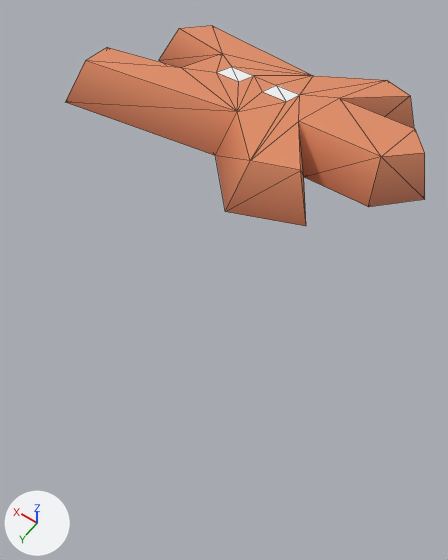
The glTF model assets/headwear/ginger-bread.glb, before and after one commit.
One viewpoint serves both versions: a camera (50 mm lens) standing at (-0.801, 1.327, 2.118) and looking at (0.014, 0.186, 0.325). The axes (+X, +Y, +Z) are drawn at lower left. The lights are the same throughout. The first picture is the older version. Mesh edges are drawn as thin lines. Vertices at exactly the same position are counted once.

The first picture shows 'geometry_0'.
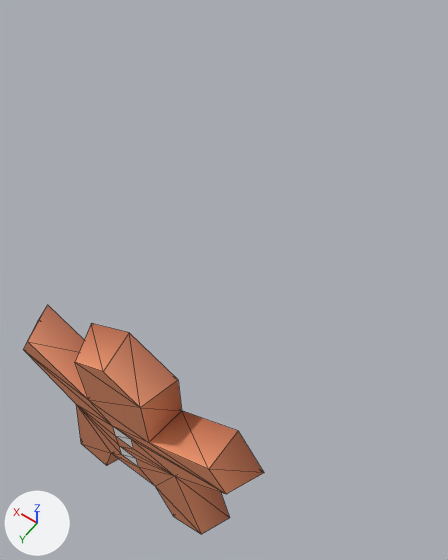
The change, as JSON lines over the scene's bpy script:
```json
{"block": "me_geometry_0", "where": "# used by ob_geometry_0; location = (0.0, 0.0, 0.0)"}
{"op": "remove", "block": "me_geometry_0", "code": "me_geometry_0.from_pydata(...)  # 46 vertices, 80 faces; spans x -0.535..0.535, y -0.465..0.465, z 0.768..1.139"}
{"op": "add", "block": "me_geometry_0", "code": "me_geometry_0.from_pydata(...)  # 42 vertices, 80 faces; spans x -0.489..0.489, y 0.678..0.802, z -0.48..0.6"}
{"block": "me_geometry_0", "change": "me_geometry_0 part 1: the loose piece of 42 vertices spanning x -0.535..0.535, y -0.465..0.465, z 0.768..1.139 is multiplied about its middle by the matrix ((0.0, -0.971, -0.279), (0.0, -0.279, 0.971), (-1.01, 0.0, 0.0)), then moved by (-0.014, 0.728, -0.894)"}
{"block": "me_geometry_0", "change": "me_geometry_0 part 2: the loose piece of 4 vertices spanning x -0.076..0.006, y -0.074..0.005, z 1.009..1.032 is deleted"}
```

Location of each change, (x1, y1, x2, y2) in pixels of the pictures (448 x 560 px; the box of a moved part takes in the faces that stretch with it):
```json
{"object": "geometry_0", "change": "reshaped", "before": [65, 25, 425, 226], "after": [23, 305, 264, 534], "on screen": "33% narrower, 14% taller"}
{"part": 1, "of": "me_geometry_0", "change": "moved or reshaped", "before": [65, 25, 425, 226], "after": [23, 305, 264, 534]}
{"part": 2, "of": "me_geometry_0", "change": "deleted", "before": [262, 85, 299, 102]}
```
